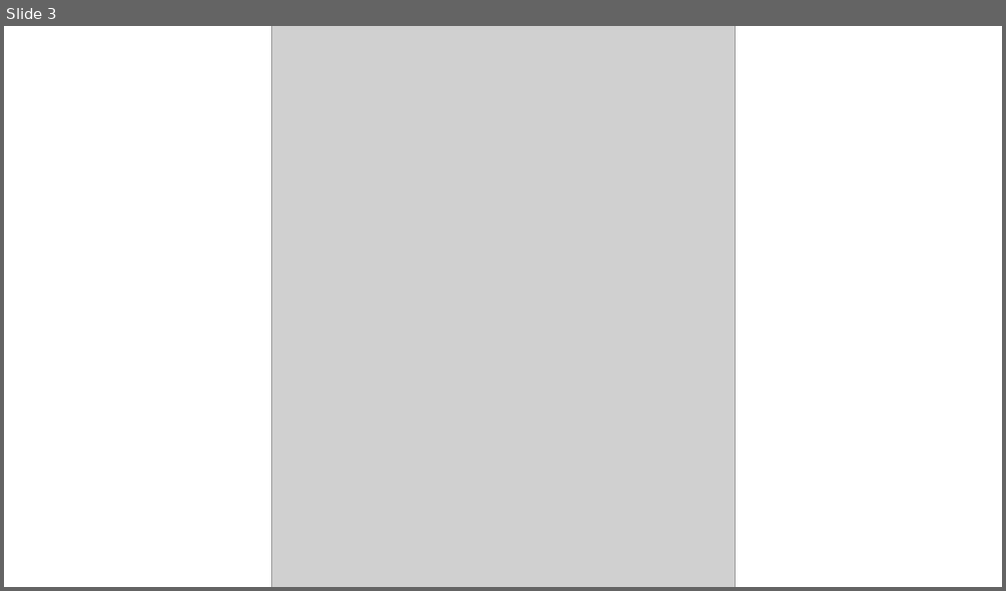
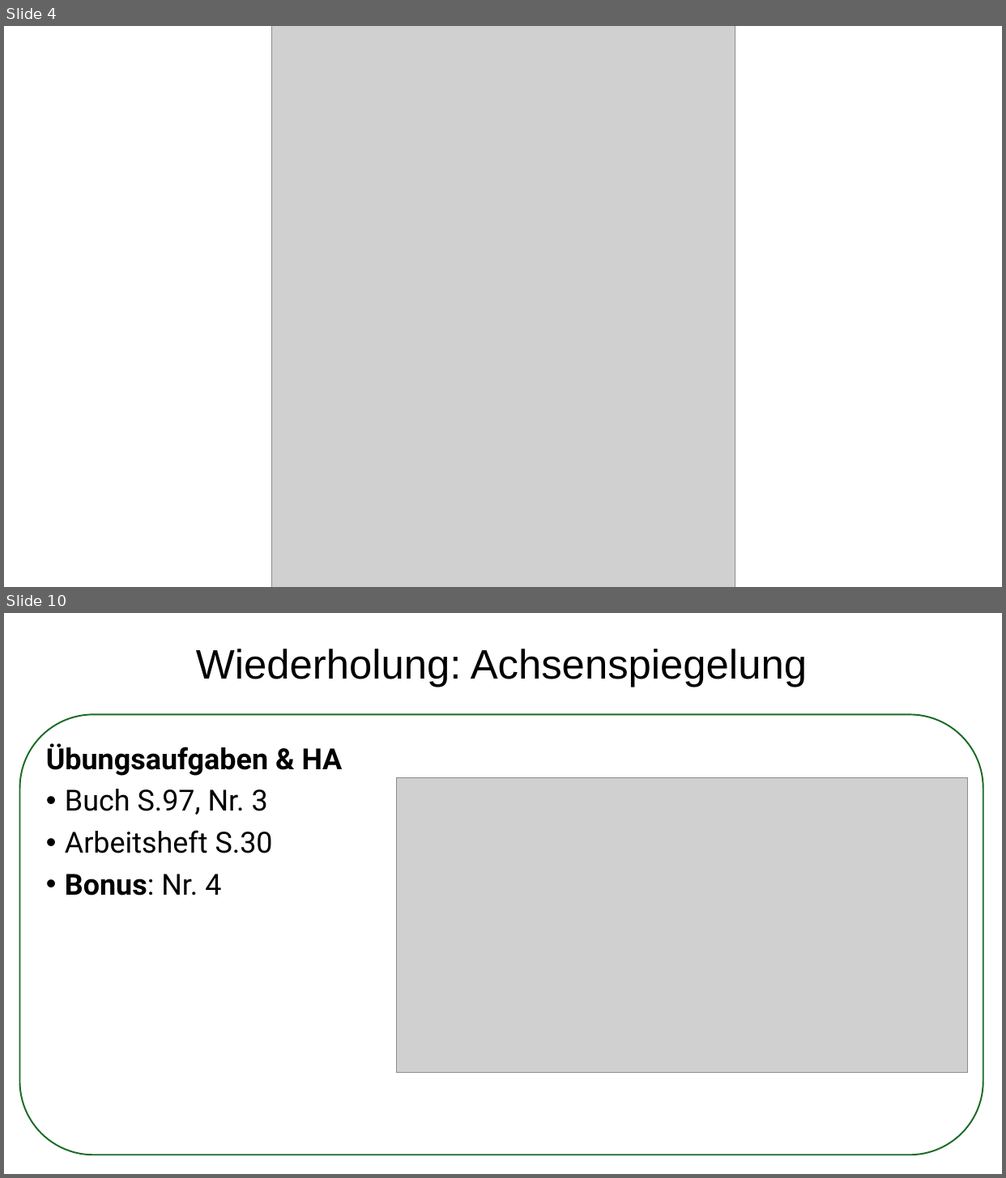
Before and after one commit to arvicodes/JohnnyMonkey, a slide deck: J-M-Reihen/Mathe/Klasse 7/Kap.3 - Geometrische Abbildungen/#_Reihenplan.pptx. Shown one above the other, each under a label of ours: slide 3 before the commit, slides 4 and 10 after it; the slides between them are not shown. The pictures are 1006x591 and 1006x1178 pixels, drawn with LibreOffice and Linux fonts; fonts in the diff are those of the drawing; grey boxes stand for pictures. Boxes give left, top, right and bottom in pixels: in the first picture for what was removed or moved away, otherwise in the second. Text is boxed around its words. In the diff, an @@ line names an element or a change of style, - is before the commit and + after.

```diff
--- a/J-M-Reihen/Mathe/Klasse 7/Kap.3 - Geometrische Abbildungen/#_Reihenplan.pptx
+++ b/J-M-Reihen/Mathe/Klasse 7/Kap.3 - Geometrische Abbildungen/#_Reihenplan.pptx
@@ slide 10 added at (x1=4, y1=613, x2=1002, y2=1174), background #FFFFFF @@
@@ text added at (x1=196, y1=649, x2=807, y2=688), 39.6 pt, text #000000 @@
+Wiederholung: Achsenspiegelung
@@ rounded rectangle added at (x1=19, y1=715, x2=983, y2=1156), fill #FFFFFF, outline #196B24 1.5 pt @@
@@ text added at (x1=46, y1=743, x2=343, y2=896), 28 pt, text #000000 @@
+Übungsaufgaben & HA
+• Buch S.97, Nr. 3
+• Arbeitsheft S.30
+• Bonus: Nr. 4
@@ picture added at (x1=397, y1=777, x2=967, y2=1072) @@
@@ what was slide 3 is now slide 4 @@
```
Also in this commit, not shown: 1 slide changed, 8 other slides added, 43 other files.
